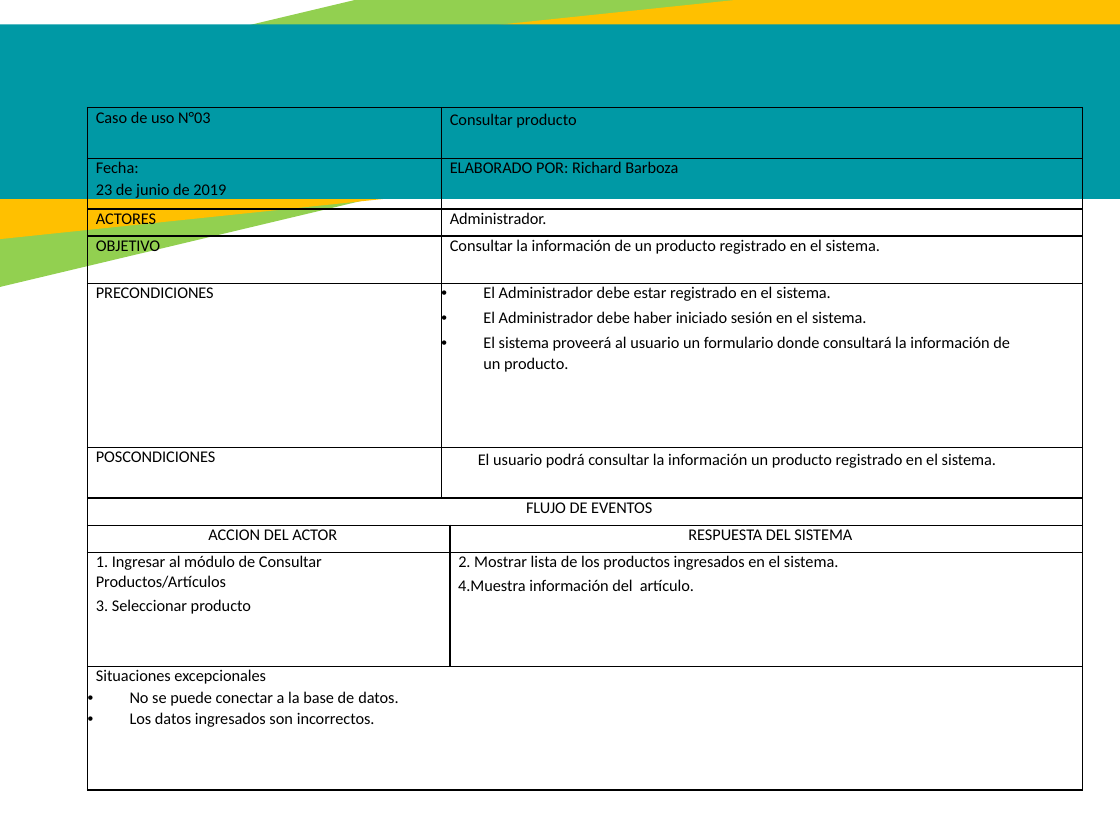
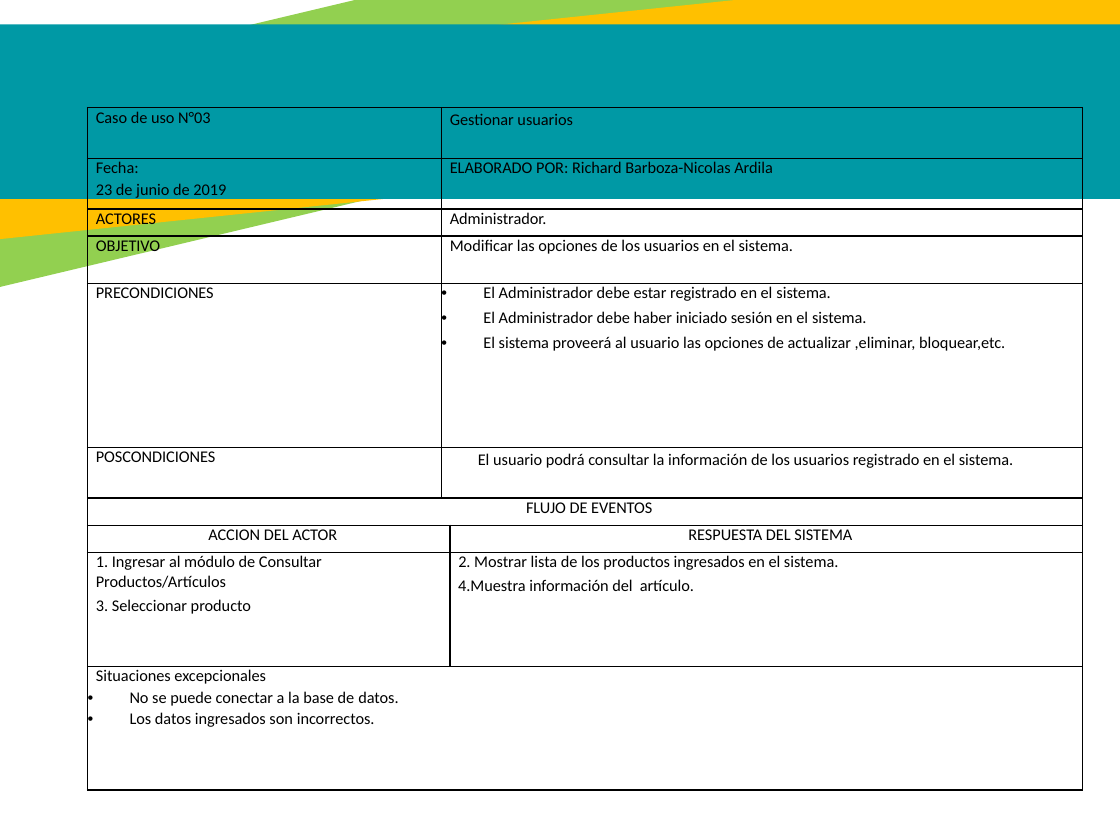
Before and after one commit to jackas779/proyecto, a slide deck: slide 25 of Presentación - Proyecto.pptx (slide 26 before the commit). Drawn at 1120x840 pixels with LibreOffice and Linux fonts; fonts in the diff are those of the drawing. Boxes give left, top, right and bottom in pixels: in the first picture for what was removed or moved away, otherwise in the second. Text is boxed around its words. In the diff, an @@ line names an element or a change of style, - is before the commit and + after.

```diff
--- a/Presentación - Proyecto.pptx
+++ b/Presentación - Proyecto.pptx
@@ table at (87,108,1083,790) @@
-row 1, column 2: Consultar producto
+row 1, column 2: Gestionar usuarios
-row 2, column 2: ELABORADO POR: Richard Barboza
+row 2, column 2: ELABORADO POR: Richard Barboza-Nicolas Ardila
-row 4, column 2: Consultar la información de un producto registrado en el sistema.
+row 4, column 2: Modificar las opciones de los usuarios en el sistema.
-row 5, column 2: El Administrador debe estar registrado en el sistema. / El Administrador debe haber iniciado sesión en el sistema. / El sistema proveerá al usuario un formulario donde consultará la información de un producto.
+row 5, column 2: El Administrador debe estar registrado en el sistema. / El Administrador debe haber iniciado sesión en el sistema. / El sistema proveerá al usuario las opciones de actualizar ,eliminar, bloquear,etc.
-row 6, column 2: El usuario podrá consultar la información un producto registrado en el sistema.
+row 6, column 2: El usuario podrá consultar la información de los usuarios registrado en el sistema.
```
Also in this commit, not shown: 6 other slides changed, 2 slides added, 3 slides removed, 3 other files.
